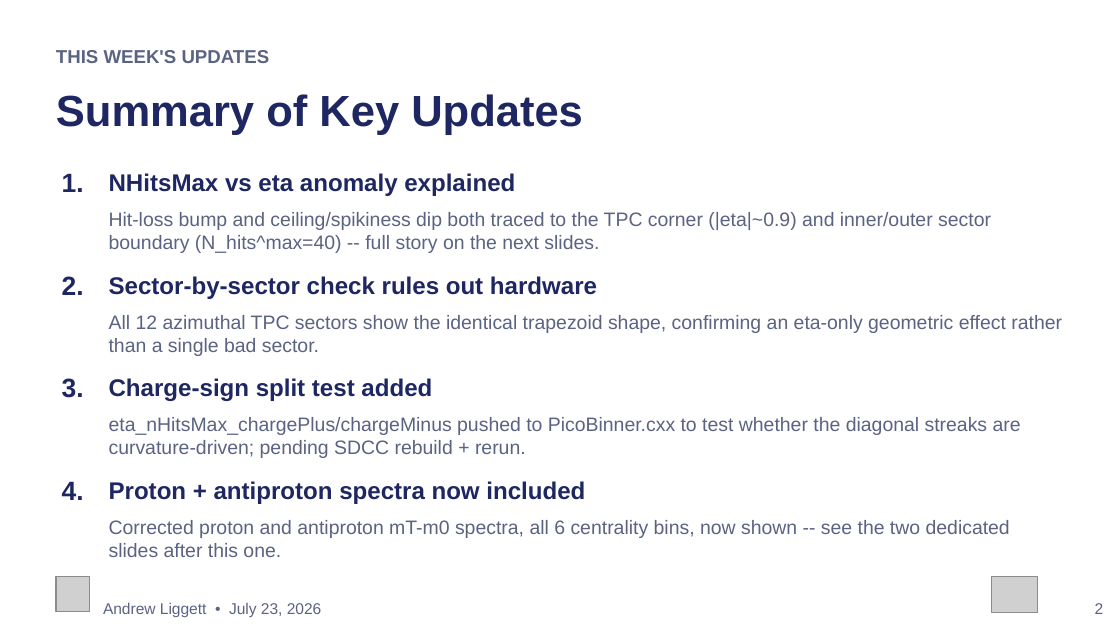
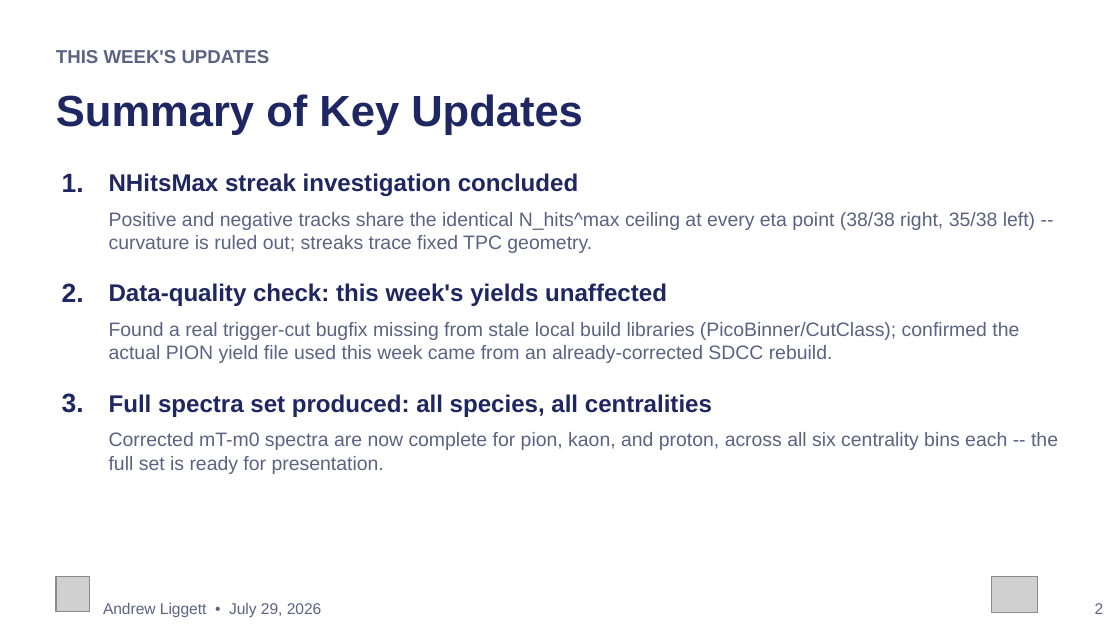
Before and after one commit to liggett2820/lightflavorspectra_OO200, a slide deck: slide 2 of docs/OO200_Spectra_Status_Update_v2.pptx. Drawn at 1120x630 pixels with LibreOffice and Linux fonts; fonts in the diff are those of the drawing; grey boxes stand for pictures. Boxes give left, top, right and bottom in pixels: in the first picture for what was removed or moved away, otherwise in the second. Text is boxed around its words. In the diff, an @@ line names an element or a change of style, - is before the commit and + after.

```diff
--- a/docs/OO200_Spectra_Status_Update_v2.pptx
+++ b/docs/OO200_Spectra_Status_Update_v2.pptx
@@ text at (109, 173, 578, 196): text changed @@
-NHitsMax vs eta anomaly explained
+NHitsMax streak investigation concluded
@@ text at (109, 212, 1035, 253): text changed @@
-Hit-loss bump and ceiling/spikiness dip both traced to the TPC corner (|eta|~0.9) and inner/outer sector boundary (N_hits^max=40) -- full story on the next slides.
+Positive and negative tracks share the identical N_hits^max ceiling at every eta point (38/38 right, 35/38 left) -- curvature is ruled out; streaks trace fixed TPC geometry.
@@ text "2.": place and size @@
-text "2." at (62, 276, 84, 295)
+text "2." at (62, 283, 84, 302)
@@ text at (109, 283, 667, 306): text changed @@
-Sector-by-sector check rules out hardware
+Data-quality check: this week's yields unaffected
@@ text at (109, 322, 1019, 363): text changed @@
-All 12 azimuthal TPC sectors show the identical trapezoid shape, confirming an eta-only geometric effect rather than a single bad sector.
+Found a real trigger-cut bugfix missing from stale local build libraries (PicoBinner/CutClass); confirmed the actual PION yield file used this week came from an already-corrected SDCC rebuild.
@@ text "3.": place and size @@
-text "3." at (62, 378, 84, 398)
+text "3." at (62, 393, 84, 413)
@@ text at (109, 394, 712, 417): text changed @@
-Charge-sign split test added
+Full spectra set produced: all species, all centralities
@@ text at (109, 432, 1058, 474): text changed @@
-eta_nHitsMax_chargePlus/chargeMinus pushed to PicoBinner.cxx to test whether the diagonal streaks are curvature-driven; pending SDCC rebuild + rerun.
+Corrected mT-m0 spectra are now complete for pion, kaon, and proton, across all six centrality bins each -- the full set is ready for presentation.
@@ text removed at (62, 481, 84, 500) @@
-4.
@@ text removed at (109, 481, 585, 504) @@
-Proton + antiproton spectra now included
@@ text removed at (109, 520, 1010, 557) @@
-Corrected proton and antiproton mT-m0 spectra, all 6 centrality bins, now shown -- see the two dedicated slides after this one.
@@ text at (103, 602, 322, 617): text changed @@
-Andrew Liggett • July 23, 2026
+Andrew Liggett • July 29, 2026
```
Also in this commit, not shown: 5 other slides changed, 39 slides added, 4 slides removed, 1 other file.
